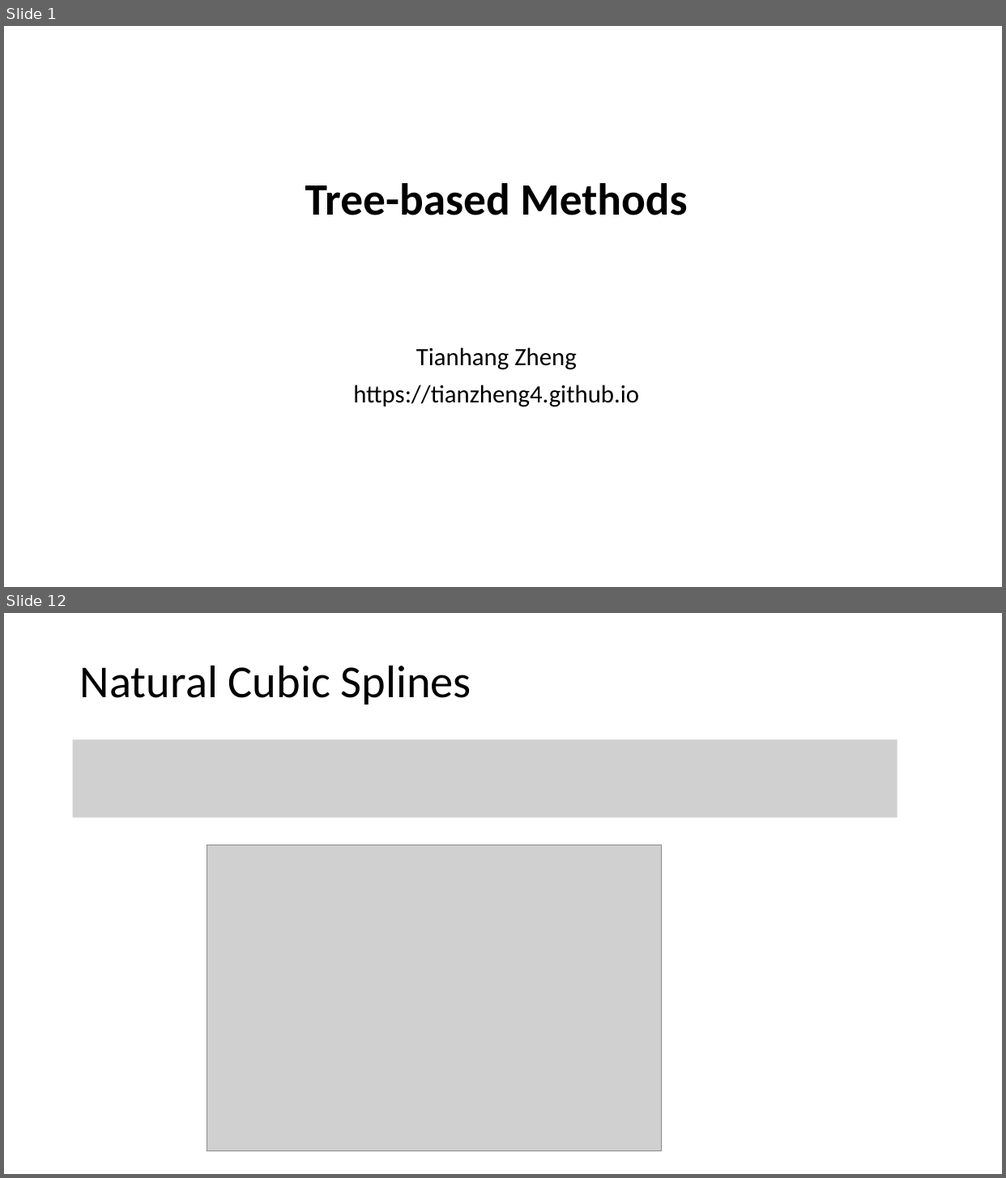
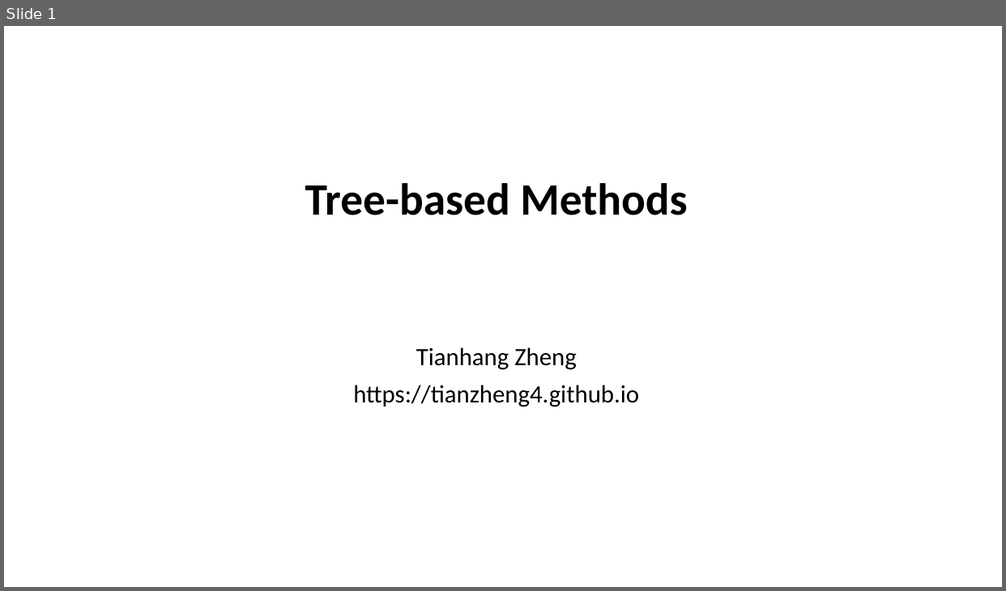
Before and after one commit to tianzheng4/tianzheng4.github.io, a slide deck: _umkc-teaching/slides/Lecture9.pptx. Shown one above the other, each under a label of ours: slides 1 and 12 before the commit, slide 1 after it; the slides between them are not shown. The pictures are 1006x1178 and 1006x591 pixels, drawn with LibreOffice and Linux fonts; fonts in the diff are those of the drawing; grey boxes stand for pictures. Boxes give left, top, right and bottom in pixels: in the first picture for what was removed or moved away, otherwise in the second. Text is boxed around its words. In the diff, an @@ line names an element or a change of style, - is before the commit and + after.

```diff
--- a/_umkc-teaching/slides/Lecture9.pptx
+++ b/_umkc-teaching/slides/Lecture9.pptx
@@ slide 12 removed at [4,613,1002,1174], background #FFFFFF @@
@@ title removed at [80,665,471,705] @@
-Natural Cubic Splines
@@ picture removed at [73,739,898,817] @@
@@ picture removed at [206,845,661,1152] @@
```
Also in this commit, not shown: 6 slides changed, 19 slides added, 13 other slides removed.
